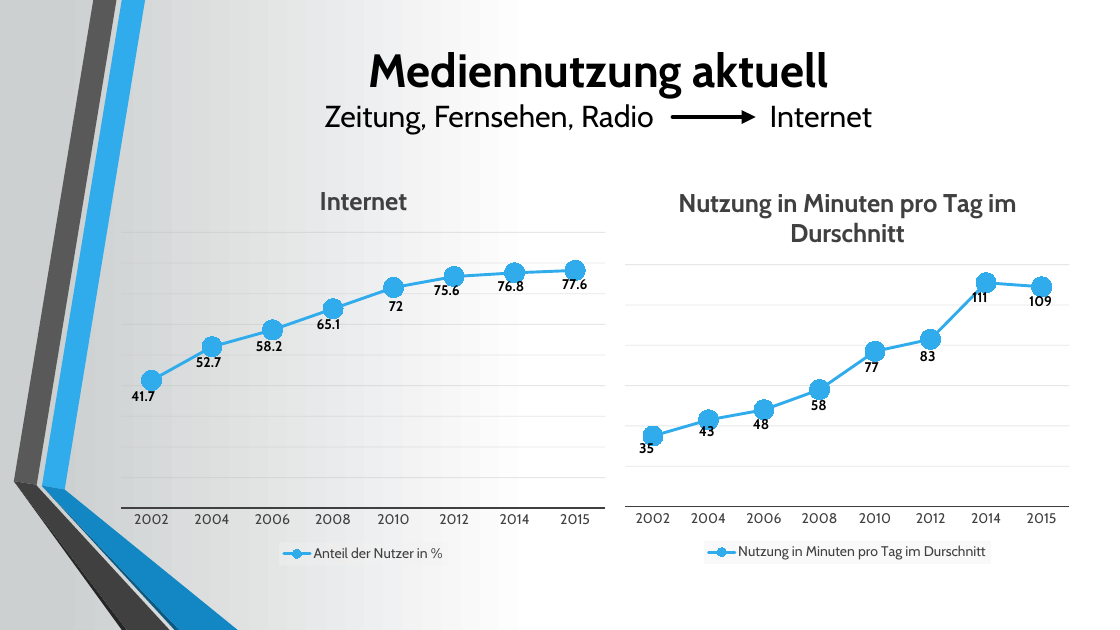
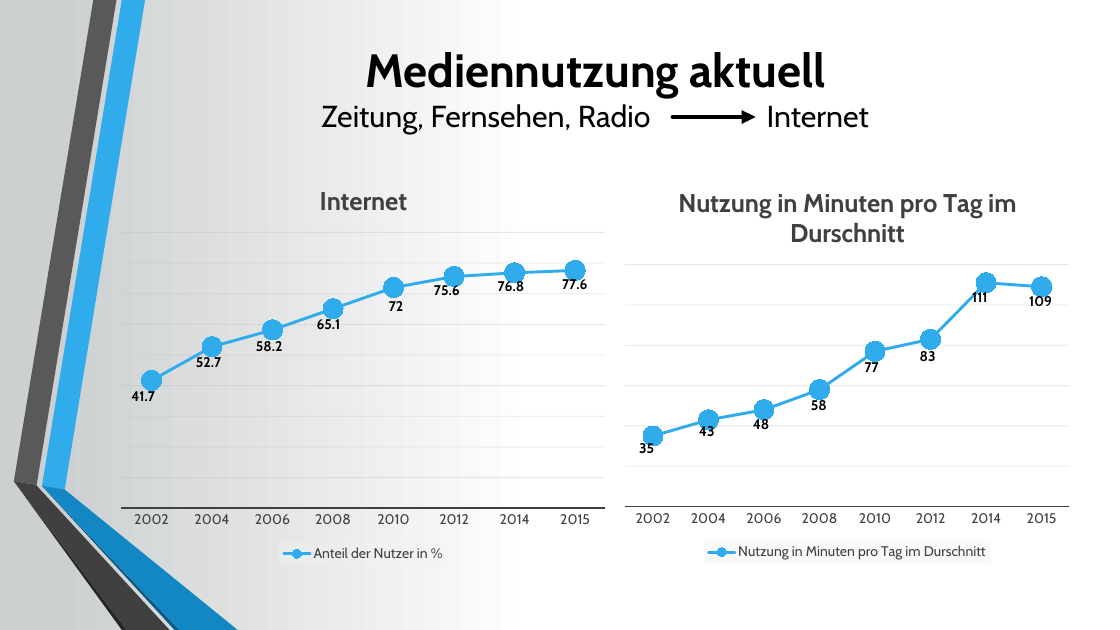
Before and after one commit to Seany1992/MuW, a slide deck: slide 5 of Medienwandel im 21.pptx. Drawn at 1120x630 pixels with LibreOffice and Linux fonts; fonts in the diff are those of the drawing. Boxes give left, top, right and bottom in pixels: in the first picture for what was removed or moved away, otherwise in the second. Text is boxed around its words. In the diff, an @@ line names an element or a change of style, - is before the commit and + after.

```diff
--- a/Medienwandel im 21.pptx
+++ b/Medienwandel im 21.pptx
@@ title "Mediennutzung aktuell Zeitung, Fernsehen, Radio ...": place and size @@
-title "Mediennutzung aktuell Zeitung, Fernsehen, Radio ..." at (325,52,872,134)
+title "Mediennutzung aktuell Zeitung, Fernsehen, Radio ..." at (321,52,869,134)
```
Also in this commit, not shown: 2 other slides changed, 9 slides added, 4 other files.
